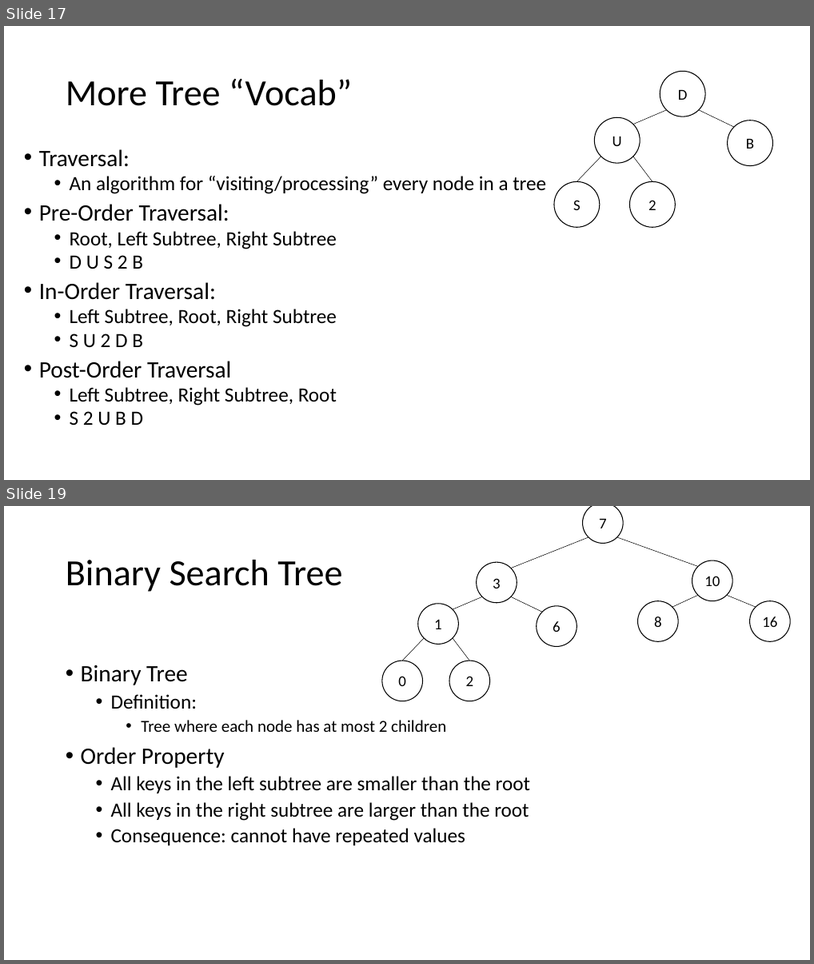
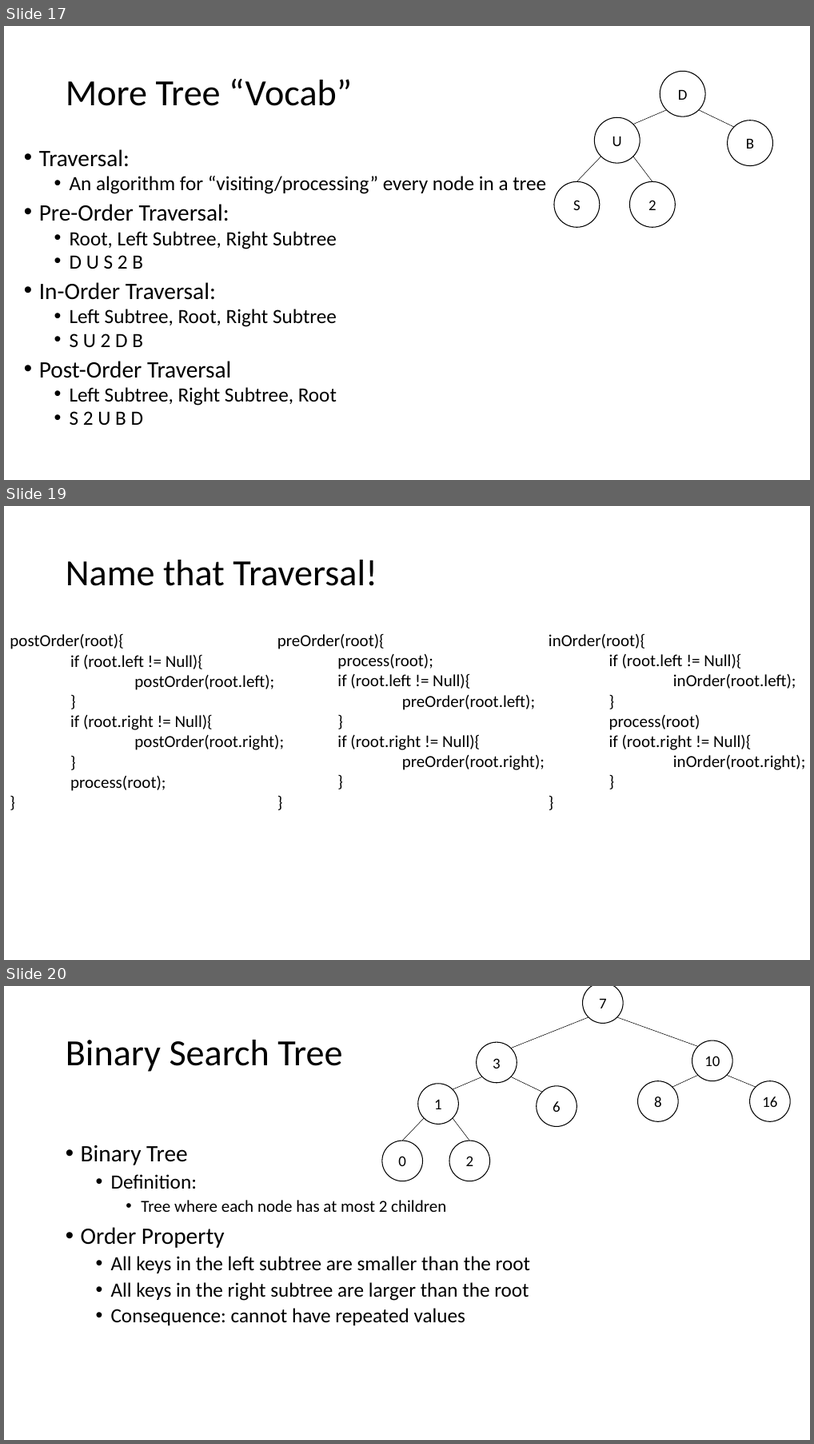
Before and after one commit to natebrunelle/cse332, a slide deck: markdown/files/slides/lecture7_recurrences_dictionaries.pptx. Shown one above the other, each under a label of ours: slides 17 and 19 before the commit, slides 17, 19 and 20 after it; the slides between them are not shown. The pictures are 814x964 and 814x1444 pixels, drawn with LibreOffice and Linux fonts; fonts in the diff are those of the drawing. Boxes give left, top, right and bottom in pixels: in the first picture for what was removed or moved away, otherwise in the second. Text is boxed around its words. In the diff, an @@ line names an element or a change of style, - is before the commit and + after.

```diff
--- a/markdown/files/slides/lecture7_recurrences_dictionaries.pptx
+++ b/markdown/files/slides/lecture7_recurrences_dictionaries.pptx
@@ slide 19 added at bbox=[4, 506, 810, 960], background #FFFFFF @@
@@ title added at bbox=[66, 560, 378, 586], 44 pt, text #000000 @@
+Name that Traversal!
@@ text added at bbox=[10, 634, 284, 791], 20 pt, text #000000 @@
+postOrder(root){
+if (root.left != Null){
+postOrder(root.left);
+}
+if (root.right != Null){
+postOrder(root.right);
+}
+process(root);
+}
@@ text added at bbox=[278, 634, 545, 770], 20 pt, text #000000 @@
+preOrder(root){
+process(root);
+if (root.left != Null){
+preOrder(root.left);
+}
+if (root.right != Null){
+preOrder(root.right);
+}
+}
@@ text added at bbox=[549, 633, 806, 770], 20 pt, text #000000 @@
+inOrder(root){
+if (root.left != Null){
+inOrder(root.left);
+}
+process(root)
+if (root.right != Null){
+inOrder(root.right);
+}
+}
@@ what was slide 19 is now slide 20 @@
```
Also in this commit, not shown: 1 slide changed, 10 other files.
